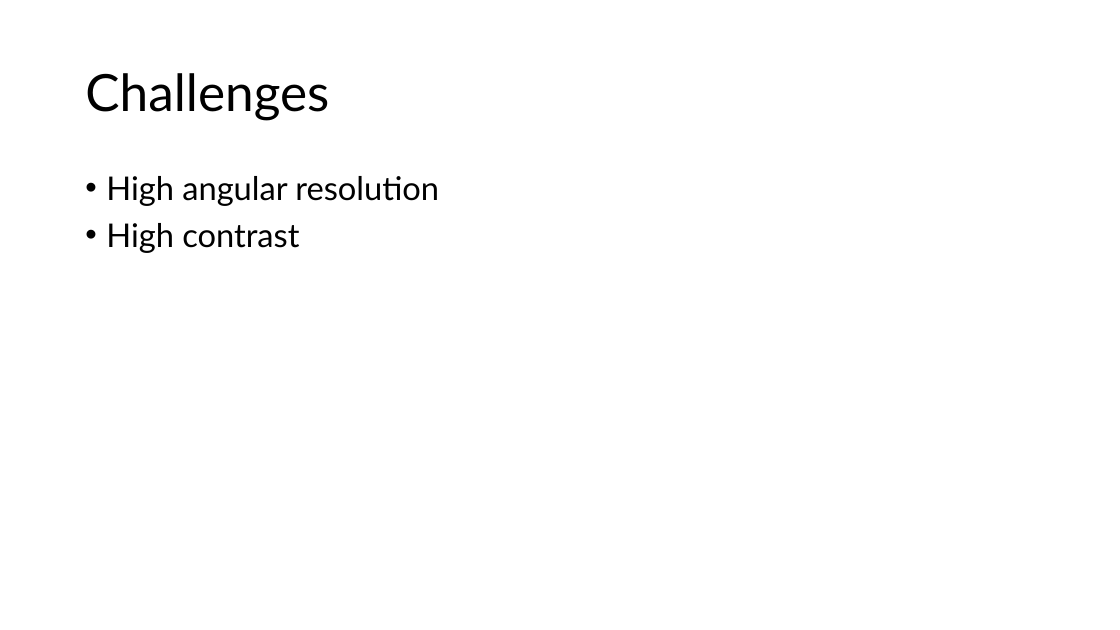
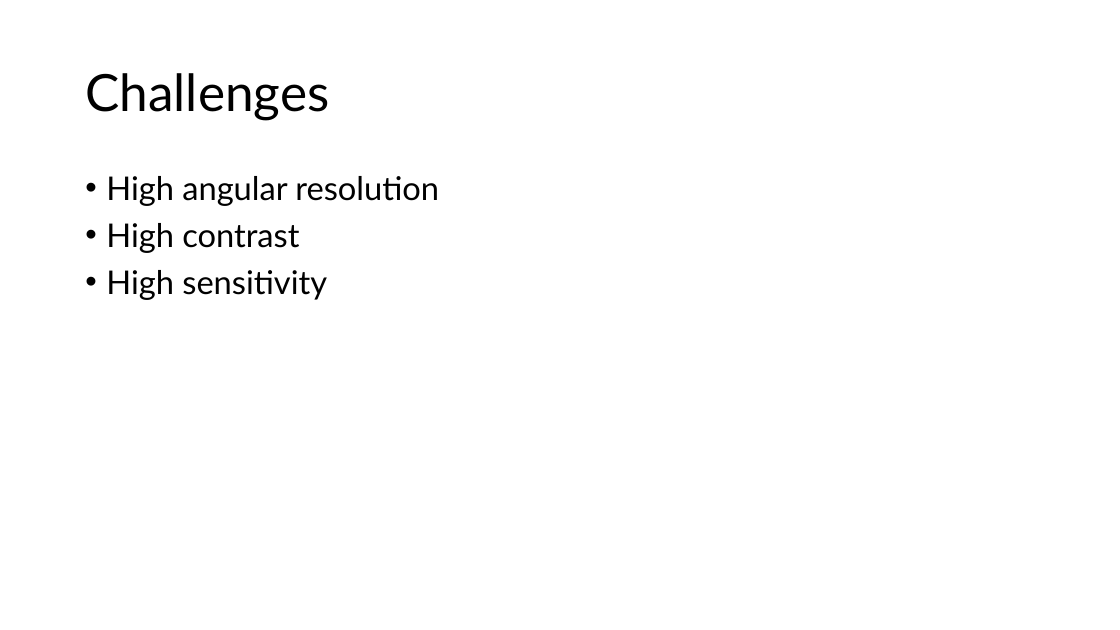
Before and after one commit to VForiel/PHISE, a slide deck: slide 5 of docs/Slides.pptx. Drawn at 1120x630 pixels with LibreOffice and Linux fonts; fonts in the diff are those of the drawing. Boxes give left, top, right and bottom in pixels: in the first picture for what was removed or moved away, otherwise in the second. Text is boxed around its words. In the diff, an @@ line names an element or a change of style, - is before the commit and + after.

```diff
--- a/docs/Slides.pptx
+++ b/docs/Slides.pptx
@@ text at [106, 270, 327, 300]: paragraph added @@
+• High sensitivity
```
Also in this commit, not shown: 4 other slides changed, 7 other files.
